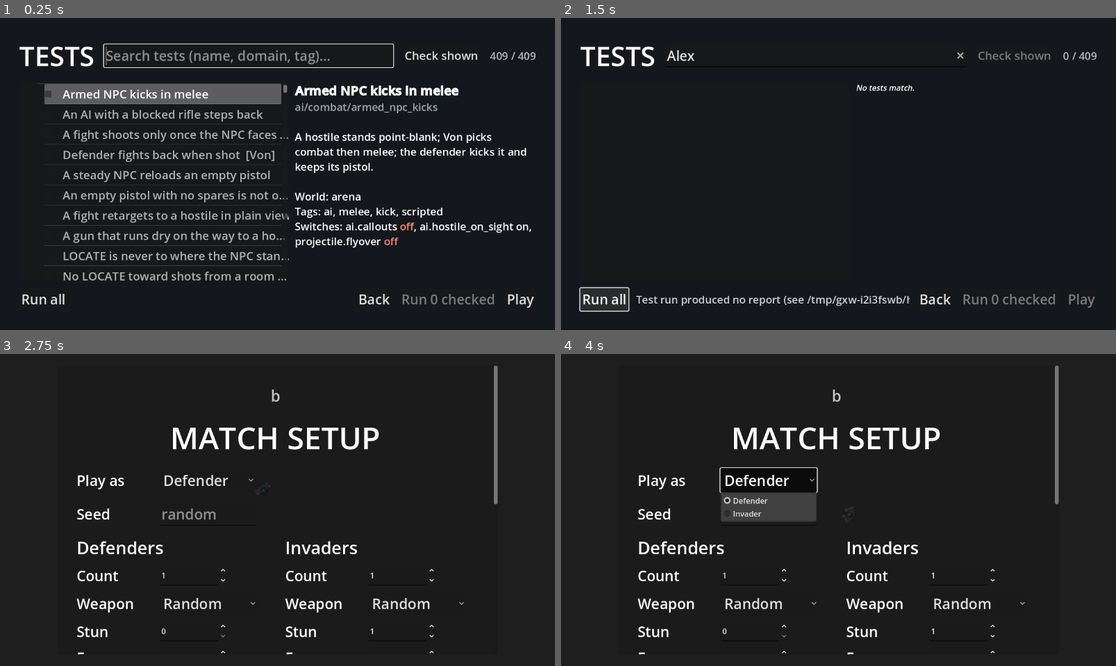
Above: before the commit, frames 1-4 (two rows, left to right).
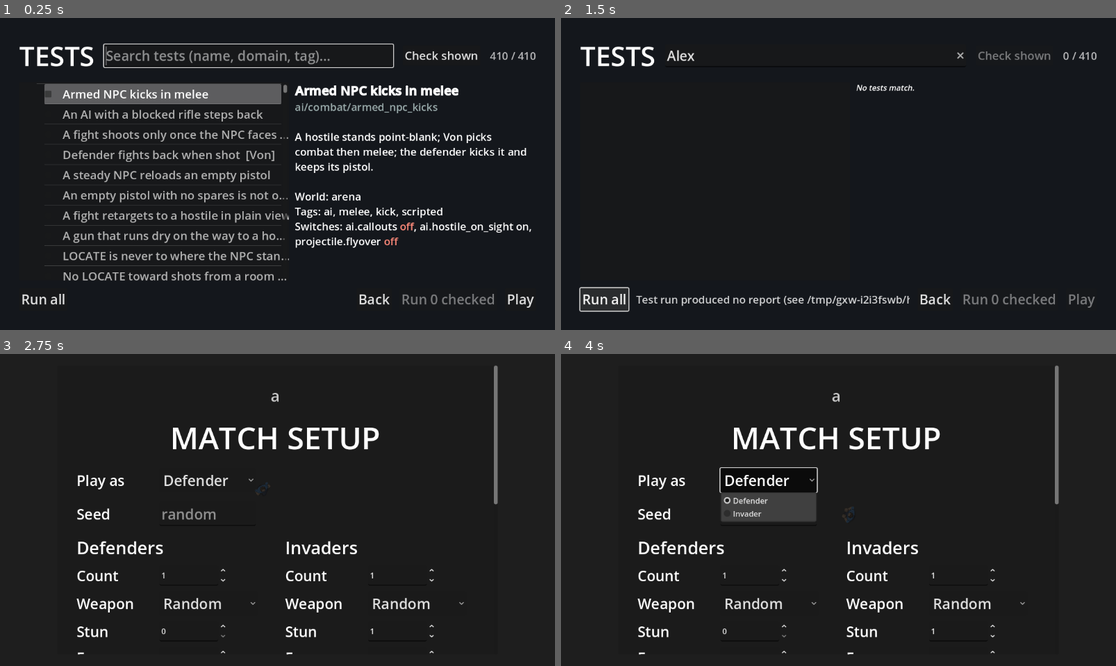
Above: after the commit, the same moments.

Repository: AnthonyThomasson/Example-Godot
Game: Godot game, scene res://scenes/testing/test_runner.tscn
The game is run twice, just before and just after one commit, with the same random seed, the same clock (stepped at 60 frames per second) and the same inputs. This scene is started directly instead of the project's main scene.
Inputs (mouse positions are in pixels of both pictures, inside the frame that each line leads up to):
- Up to frame 1 (0.25 s): no input
- Up to frame 2 (1.5 s): click (810, 55) at 0.52 s; type "Alex" at 0.6 s; click "Run all" at 1.25 s
- Up to frame 3 (2.75 s): click "Back" at 2 s
- Up to frame 4 (4 s): click (766, 513) at 2.77 s; type "12" at 2.85 s; click "Defender" at 3.5 s

The runs differ from the first frame. In frame 1, less than 0.1% of the frame differs, in the area x 89-97%, y 10-14%; in frame 2, less than 0.1%; in frame 3, less than 0.1%; in frame 4, less than 0.1%.

Commit message:
Hold the rebaking region weakly so a world freed mid-bake logs no error
NavBuilder.rebake_async's bake callback captured the region node. When a world
was torn down while a bake was in flight, the lambda ran with a freed capture and
logged "Lambda capture at index 2 was freed" into whatever ran next (it failed
physics/smear_ribbon_shape in a full-suite run). The callback now holds the region
through a WeakRef and skips it once freed; tests/navigation/rebake_outlives_region
frees a region mid-bake and asserts a clean log.

Co-Authored-By: Claude Haiku 5.5 <noreply@anthropic.com>

Diff:
--- a/scenes/navigation/nav_builder.gd
+++ b/scenes/navigation/nav_builder.gd
@@ -198,11 +198,14 @@
 	var nav_poly: NavigationPolygon = job["poly"]
 	var origin := house.position
 	_remember_source(region, job)
+	# Held weakly: a lambda that captures a node freed before it runs logs an engine error (a world torn down mid-bake).
+	var region_ref: WeakRef = weakref(region)
 	NavigationServer2D.bake_from_source_geometry_data_async(nav_poly, job["source"], func() -> void:
 		_weld_vertices(nav_poly, origin)
 		_drop_slivers(nav_poly)
-		if is_instance_valid(region):
-			region.navigation_polygon = nav_poly
+		var target := region_ref.get_ref() as NavigationRegion2D
+		if target != null:
+			target.navigation_polygon = nav_poly
 		if done.is_valid():
 			done.call())
 
--- /dev/null
+++ b/tests/navigation/rebake_outlives_region_test.gd
@@ -0,0 +1,31 @@
+extends GameTest
+
+## A re-bake still in flight when its region is freed (a world torn down mid-bake: a test ending, a match restarting)
+## lands quietly: `NavBuilder.rebake_async` leaves the freed region alone and still calls `done`, with no engine error
+## (a callback that held the freed region logged one into whatever ran next).
+
+
+func describe() -> Dictionary:
+	return {
+		"name": "A re-bake outlives its freed region",
+		"description": "rebake_async on a region freed before the bake lands calls back without logging an engine error.",
+		"tags": ["navigation", "bake", "rebake"],
+		"timeout": 10.0,
+	}
+
+
+func configure(s: TestSetup) -> void:
+	s.arena(Rect2(0, 0, 600, 300))
+	s.object(&"shelf", "bookshelf", Vector2(300, 150))
+
+
+func run(t: TestContext) -> void:
+	await t.seconds(0.2)
+	# A region of its own, never put on a map: freeing it leaves the world's navigation alone.
+	var region := NavigationRegion2D.new()
+	var landed := [false]  # a lambda captures a bool by value
+	NavBuilder.rebake_async(region, t.world.house, t.rooms, 14.0, func() -> void: landed[0] = true)
+	t.check(not landed[0], "the bake is still in flight when it returns")
+	region.free()
+	t.check(await t.until(func(): return landed[0], 5.0), "the bake lands and calls back after its region is freed")
+	await t.frames(2)
Not shown, added: tests/navigation/rebake_outlives_region_test.gd.uid
Not shown, changed: .claude/skills/domain-navigation/SKILL.md
